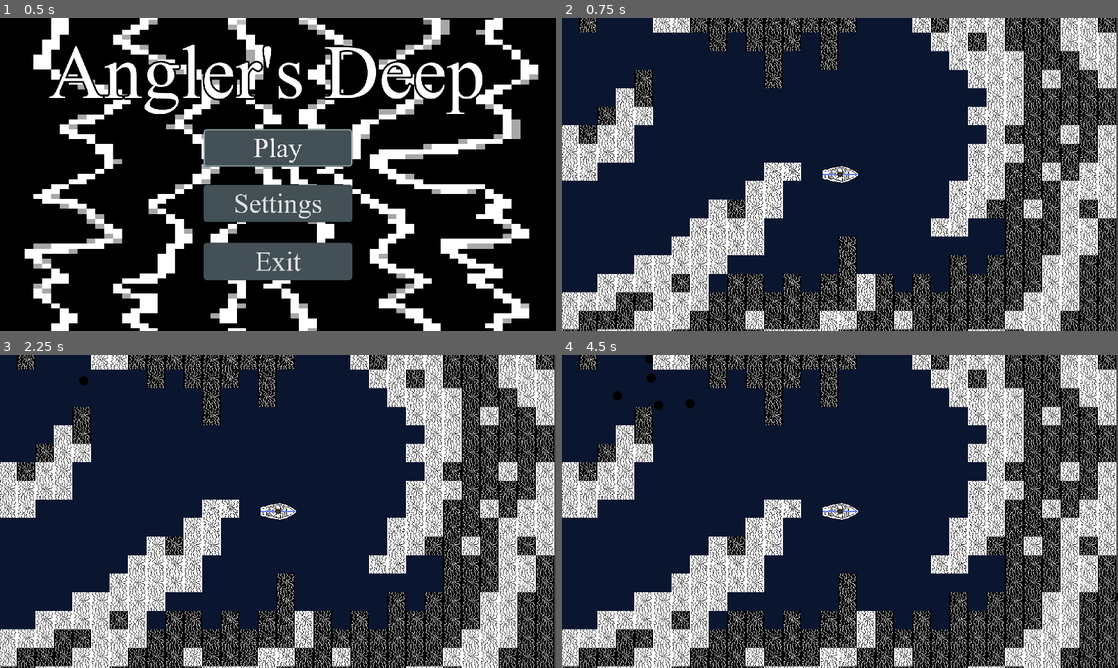
Above: before the commit, frames 1-4 (two rows, left to right).
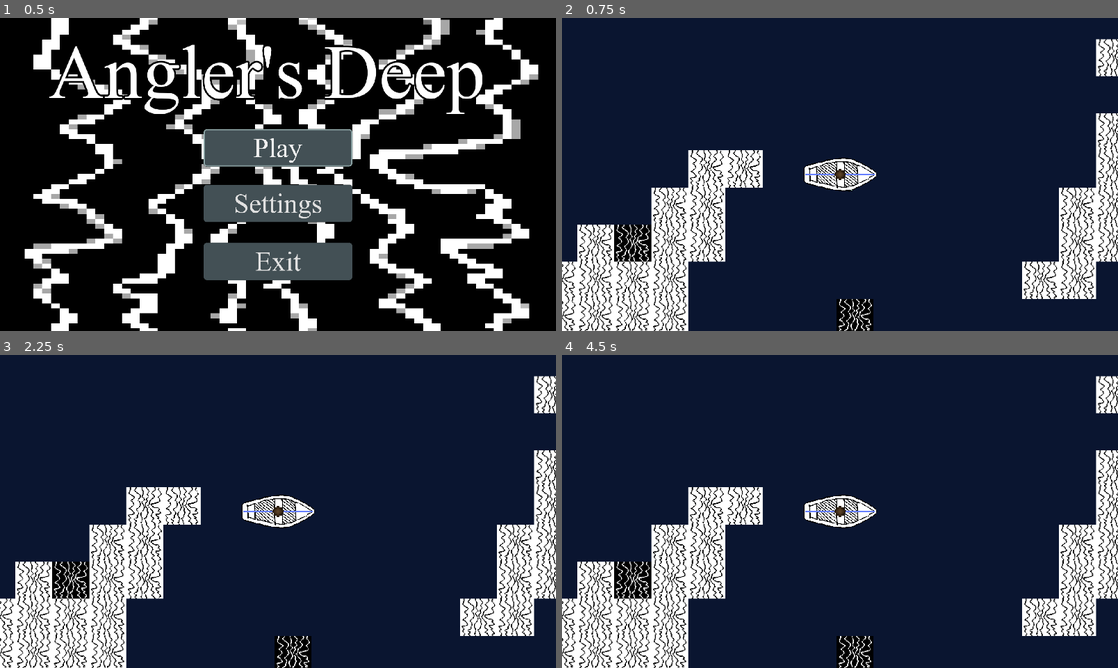
Above: after the commit, the same moments.

Repository: henryTschudy/AnglersDeep
Game: Godot game, scene res://scenes/main_menu.tscn
The game is run twice, just before and just after one commit, with the same random seed, the same clock (stepped at 60 frames per second) and the same inputs.
Inputs (mouse positions are in pixels of both pictures, inside the frame that each line leads up to):
- Up to frame 1 (0.5 s): no input
- Up to frame 2 (0.75 s): click "Play" at 0.5 s
- Up to frame 3 (2.25 s): tap Enter at 1.25 s; drag from (278, 511) to (333, 442) at 1.27 s; tap Space (move_stop) at 2 s; drag from (166, 527) to (250, 574) at 2.02 s
- Up to frame 4 (4.5 s): tap Enter at 2.75, 4.25 s; move the mouse to (895, 442) at 2.77 s; hold D (move_right) 2.78-3.5 s; hold Space (move_stop) 2.78-3.5 s; drag from (812, 574) to (673, 464) at 3.52 s; move the mouse to (1006, 558) at 4.27 s; hold A (move_left) from 4.28 s (still down); hold Space (move_stop) from 4.28 s (still down)

Frame 1 is identical in both runs. In frame 2, 53% of the frame differs, in the area x 0-100%, y 0-100%; in frame 3, 53%; in frame 4, 53%.

Commit message:
rezoomed camera in overworld
accidentally left the slingshot camera set as current camera, fixed

Diff:
--- a/scenes/slingshot_scene.tscn
+++ b/scenes/slingshot_scene.tscn
@@ -47,4 +47,3 @@
 shape = SubResource( 2 )
 
 [node name="Camera2D" type="Camera2D" parent="."]
-current = true
